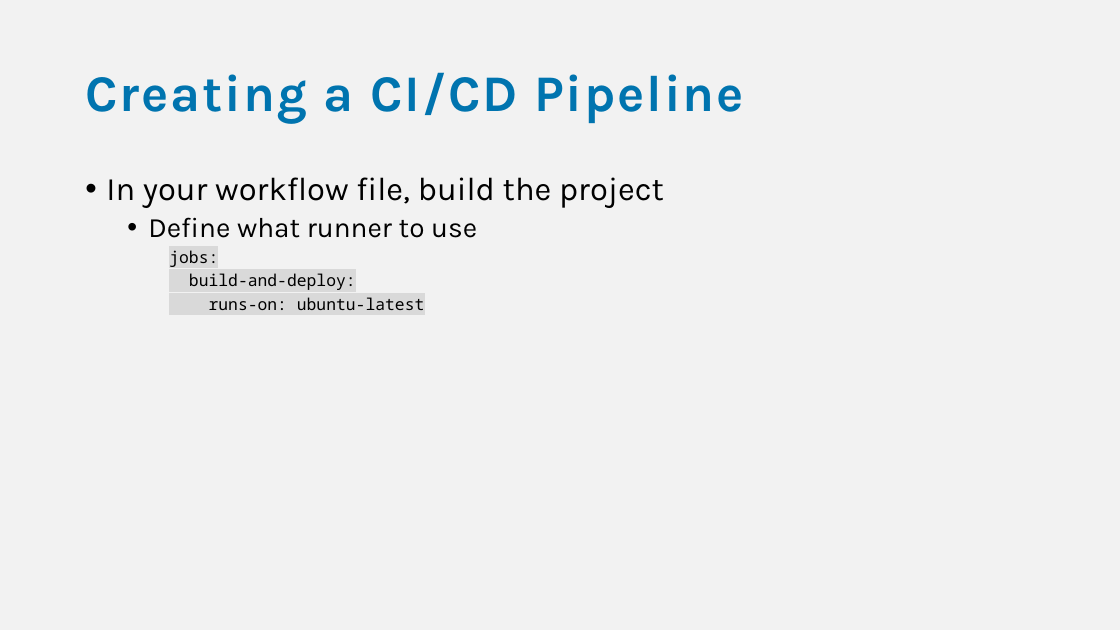
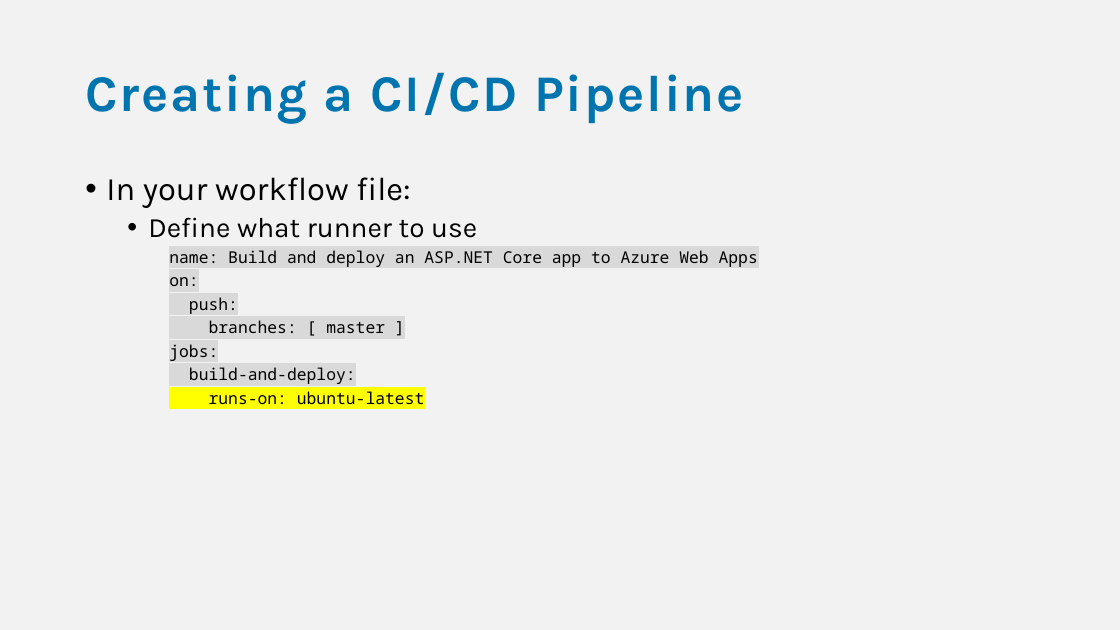
Before and after one commit to bjablonsky/GithubActions, a slide deck: slide 23 of slides/GithubActions-WorkflowsInYourRepo.pptx (slide 20 before the commit). Drawn at 1120x630 pixels with LibreOffice and Linux fonts; fonts in the diff are those of the drawing. Boxes give left, top, right and bottom in pixels: in the first picture for what was removed or moved away, otherwise in the second. Text is boxed around its words. In the diff, an @@ line names an element or a change of style, - is before the commit and + after.

```diff
--- a/slides/GithubActions-WorkflowsInYourRepo.pptx
+++ b/slides/GithubActions-WorkflowsInYourRepo.pptx
@@ text at bbox=[106, 177, 410, 208]: text changed @@
-• In your workflow file, build the project
+• In your workflow file:
@@ text at bbox=[169, 250, 758, 333]: paragraphs added @@
+    name: Build and deploy an ASP.NET Core app to Azure Web Apps
+    on:
+    push:
+    branches: [ master ]
@@ text at bbox=[209, 391, 424, 404]: highlight #D9D9D9 to #FFFF00 in "runs-on: ubuntu-latest" @@
```
Also in this commit, not shown: 13 other slides changed, 4 slides added, 1 slide removed, 1 other file.
